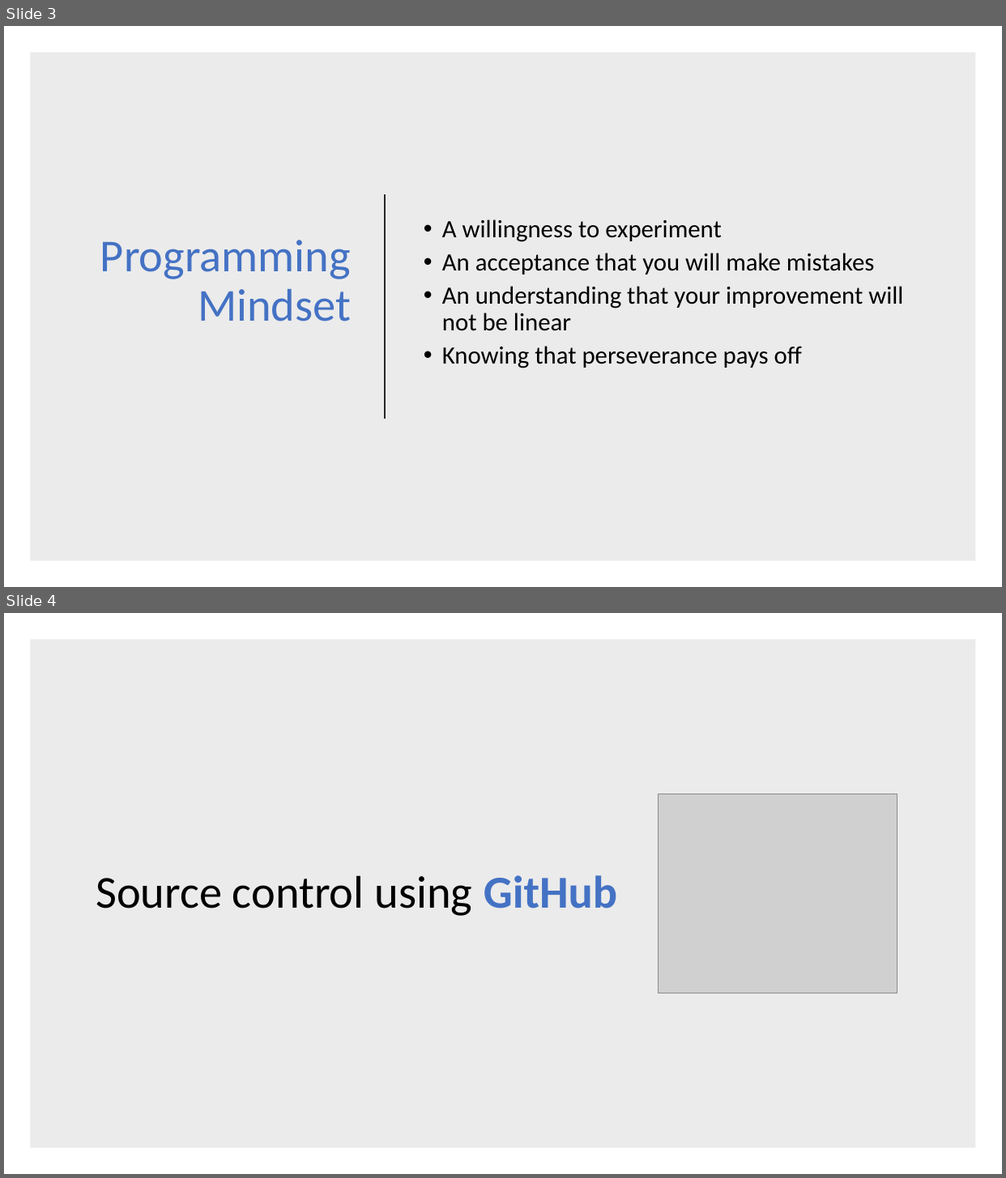
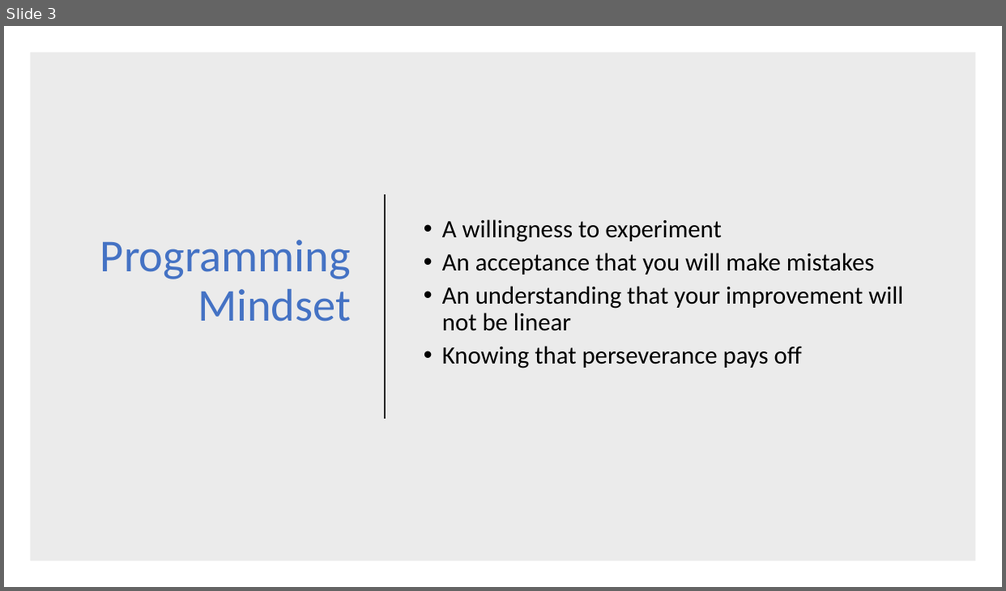
Before and after one commit to dtrikam1/unitec-app-development-with-swift, a slide deck: Lesson 1/Section 1/Unitec - Training Plan (Lesson 1).pptx. Shown one above the other, each under a label of ours: slides 3 and 4 before the commit, slide 3 after it. The pictures are 1006x1178 and 1006x591 pixels, drawn with LibreOffice and Linux fonts; fonts in the diff are those of the drawing; grey boxes stand for pictures. Boxes give left, top, right and bottom in pixels: in the first picture for what was removed or moved away, otherwise in the second. Text is boxed around its words. In the diff, an @@ line names an element or a change of style, - is before the commit and + after.

```diff
--- a/Lesson 1/Section 1/Unitec - Training Plan (Lesson 1).pptx
+++ b/Lesson 1/Section 1/Unitec - Training Plan (Lesson 1).pptx
@@ slide 4 removed at (4,613,1002,1174), background #FFFFFF @@
@@ rectangle removed at (30,639,976,1148) @@
@@ picture removed at (658,794,897,994) @@
@@ title removed at (96,875,617,916) @@
-Source control using GitHub
```
Also in this commit, not shown: 1 slide added, 4 other slides removed, 5 other files.
